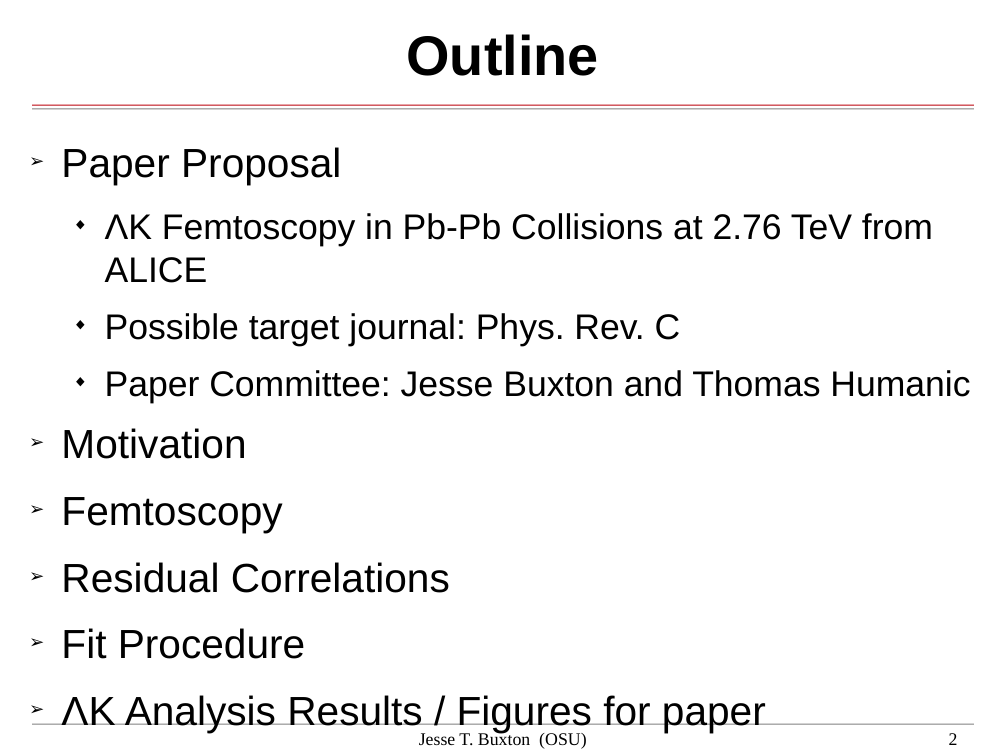
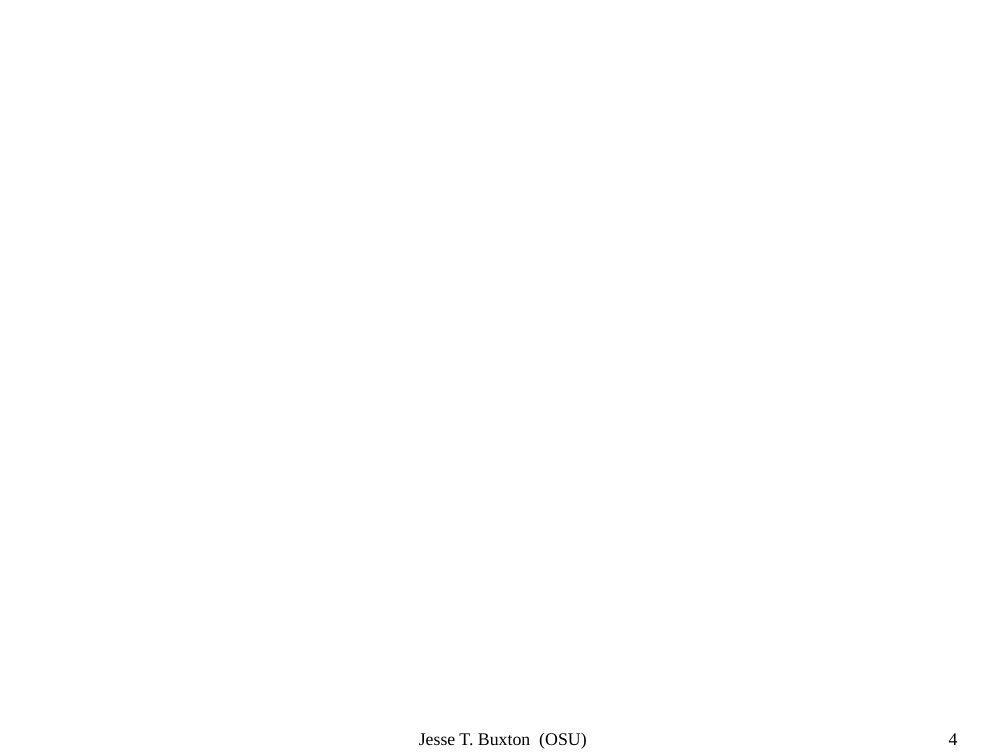
Before and after one commit to buxton45/FemtoAnalysis, a slide deck: slide 4 of AnalysisNotes/Comments/Laura/20180117/Meeting_20180316/LauraMeeting_20180316.odp (slide 2 before the commit). Drawn at 1008x756 pixels with LibreOffice and Linux fonts; fonts in the diff are those of the drawing; background and template pictures are left out. Boxes give left, top, right and bottom in pixels: in the first picture for what was removed or moved away, otherwise in the second. Text is boxed around its words. In the diff, an @@ line names an element or a change of style, - is before the commit and + after.

```diff
--- a/AnalysisNotes/Comments/Laura/20180117/Meeting_20180316/LauraMeeting_20180316.odp
+++ b/AnalysisNotes/Comments/Laura/20180117/Meeting_20180316/LauraMeeting_20180316.odp
@@ title removed at (x1=407, y1=34, x2=599, y2=76) @@
-Outline
@@ line removed from (32, 109) to (974, 109) @@
@@ line removed from (32, 105) to (974, 105) @@
@@ text removed at (x1=61, y1=147, x2=970, y2=733) @@
-➢ Paper Proposal
-  ◆ ΛK Femtoscopy in Pb-Pb Collisions at 2.76 TeV from ALICE
-  ◆ Possible target journal: Phys. Rev. C
-  ◆ Paper Committee: Jesse Buxton and Thomas Humanic
-➢ Motivation
-➢ Femtoscopy
-➢ Residual Correlations
-➢ Fit Procedure
-➢ ΛK Analysis Results / Figures for paper
@@ line removed from (32, 724) to (974, 724) @@
@@ page number at (x1=949, y1=733, x2=958, y2=745): text changed @@
-2
+4
```
Also in this commit, not shown: 1 other slide changed, 19 slides added, 23 other files.
